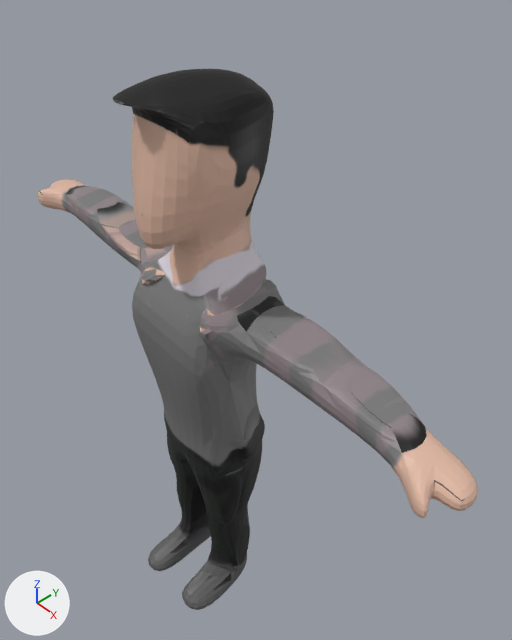
A saved change to the Blender file Blender Assets/MainCharacter.blend.
One viewpoint serves both versions: a camera (50 mm lens) standing at (5.83, -4.9, 3.77) and looking at (0.08, 0.28, -2.61). Lighting does not change. The marker at lower left points along +X, +Y and +Z.

Before the edit, the objects in view are built like this:
```python
me_cube = bpy.data.meshes.new('Cube')
me_cube.from_pydata(...)  # 283 vertices, 272 faces; spans x -4.08..4.22, y -1.84..0.51, z -7.75..1.07
me_cube.materials.append(mat_material)  # picture img_material_base_color
ob_cube = bpy.data.objects.new('Cube', me_cube)
ob_cube.location = (0.0, 0.0, 0.0)
_m = ob_cube.modifiers.new('Subdivision', 'SUBSURF')
```
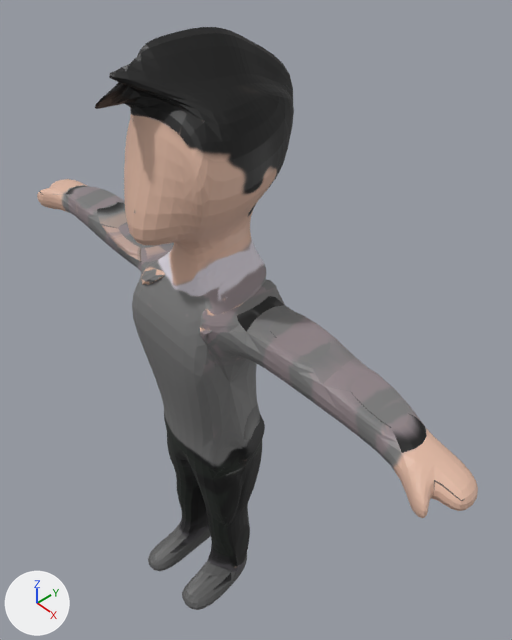
The change, as a list of edits to the scene's bpy script:
```text
Change me_cube:
    where me_cube.from_pydata(...)  # 283 vertices, 272 faces; spans x -4.08..4.22, y -1.84..0.51, z -7.75..1.07
    used by ob_cube; location = (0.0, 0.0, 0.0)
    me_cube part 1
    me_cube.vertices[0].co: (0.37, 0.41, 0.59) -> (0.37, 0.83, 0.77)
    me_cube.vertices[10].co: (0.05, -1.64, -1.24) -> (0.01, -1.94, -0.97)
    me_cube.vertices[11].co: (-0.02, 0.51, 0.64) -> (0.05, 1.29, 0.8)
    me_cube.vertices[12].co: (0.27, 0.37, 0.03) -> (0.31, 0.73, -0.02)
    me_cube.vertices[13].co: (-0.71, -0.99, 0.02) -> (-0.94, -1.06, -0.02)
    me_cube.vertices[15].co: (-0.34, 0.37, 0.06) -> (-0.69, 0.67, 0.07)
    me_cube.vertices[16].co: (0.06, 0.48, 0.06) -> (0.03, 0.8, 0.0)
    me_cube.vertices[22].co: (0.0, -0.06, 1.02) -> (-0.11, 0.07, 1.62)
    me_cube.vertices[23].co: (0.59, -0.01, 0.06) -> (0.77, 0.23, 0.07)
    me_cube.vertices[24].co: (-0.77, -0.05, 0.09) -> (-0.96, 0.02, 0.11)
    me_cube.vertices[27].co: (-0.25, -1.84, 1.0) -> (-0.47, -0.84, 0.93)
    me_cube.vertices[28].co: (0.65, -0.67, 0.02) -> (0.87, -1.12, -0.05)
    me_cube.vertices[31].co: (-0.72, -0.67, 0.04) -> (-1.09, -0.41, -0.02)
    me_cube.vertices[168].co: (-0.72, -0.36, 0.06) -> (-0.94, 0.0, -0.02)
    me_cube.vertices[171].co: (-0.18, -0.44, 1.07) -> (-0.2, -0.27, 1.74)
    me_cube.vertices[172].co: (0.64, -0.38, 0.0) -> (0.86, -0.19, -0.08)
    me_cube.vertices[173].co: (-0.2, -0.73, 1.07) -> (-0.3, -1.21, 1.72)
    me_cube.vertices[180].co: (-0.55, -0.97, 0.84) -> (-0.04, -2.43, 0.77)
    me_cube.vertices[181].co: (-0.2, -1.03, 1.0) -> (-0.18, -0.47, 1.03)
    me_cube.vertices[182].co: (-0.43, -1.0, 0.98) -> (0.0, -1.95, 1.23)
    me_cube.vertices[184].co: (0.2, -0.98, 0.89) -> (-0.42, -2.38, 1.47)
    me_cube.vertices[187].co: (0.0, 0.16, 0.93) -> (-0.15, 0.34, 1.43)
    me_cube.vertices[191].co: (-0.26, 0.45, 0.61) -> (-0.44, 1.01, 0.5)
```

Boxes (x1, y1, x2, y2) around the edits, measured in the pictures (512 x 640 px; the box of a moved part takes in the faces that stretch with it):
'Cube', reshaped (8% taller)
    before: (37, 69, 478, 610)
    after: (37, 27, 478, 610)
part 1 of me_cube, moved or reshaped
    before: (113, 69, 274, 249)
    after: (95, 27, 294, 246)
